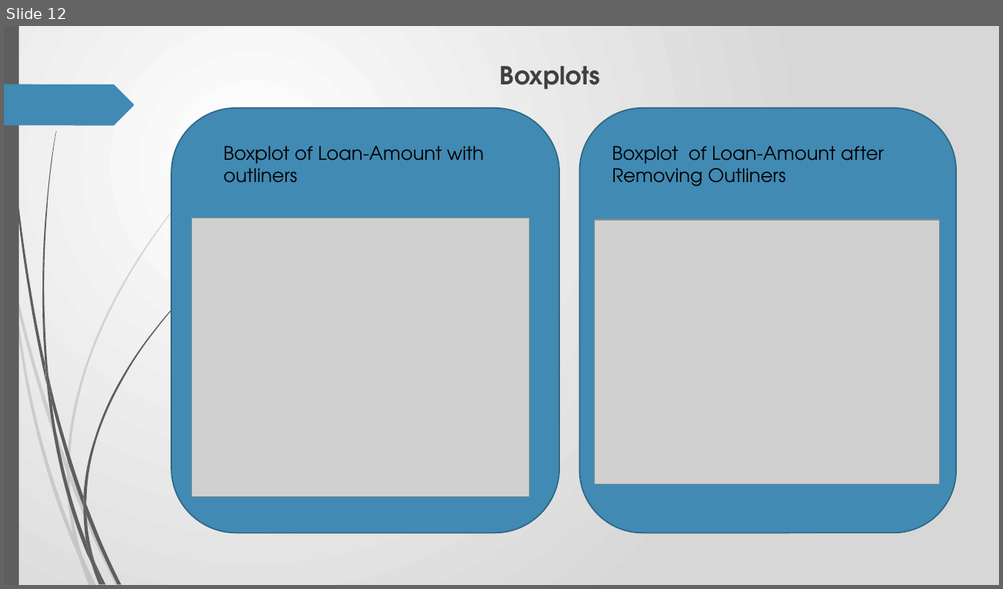
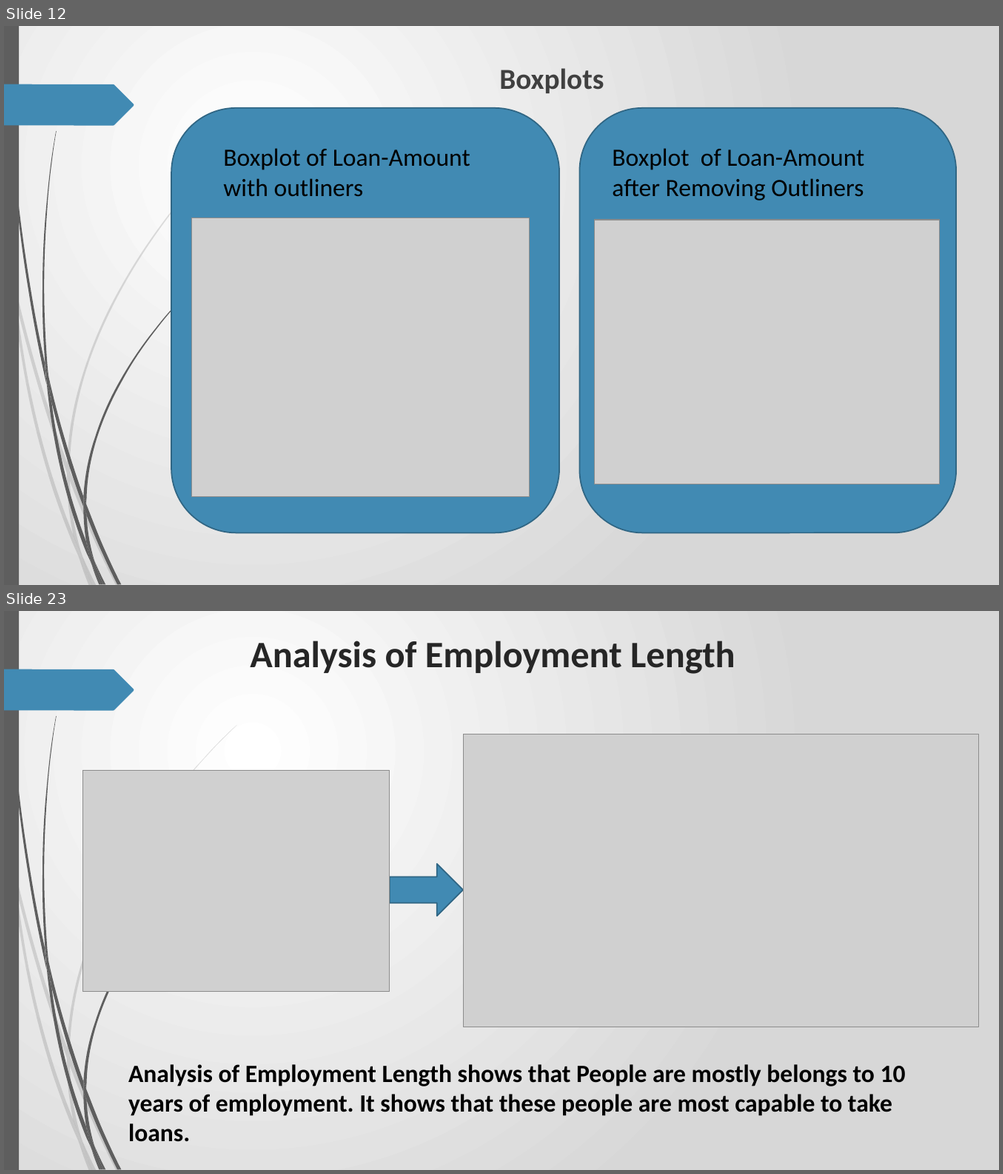
Before and after one commit to RavishankarDuMCA10/LendingClubCaseStudy, a slide deck: Case_Study.pptx. Shown one above the other, each under a label of ours: slide 12 before the commit, slides 12 and 23 after it; the slides between them are not shown. The pictures are 1003x589 and 1003x1174 pixels, drawn with LibreOffice and Linux fonts; fonts in the diff are those of the drawing; grey boxes stand for pictures. Boxes give left, top, right and bottom in pixels: in the first picture for what was removed or moved away, otherwise in the second. Text is boxed around its words. In the diff, an @@ line names an element or a change of style, - is before the commit and + after.

Commit message:
Added Bivariate Analysis to ppt

```diff
--- a/Case_Study.pptx
+++ b/Case_Study.pptx
@@ slide 23 added at (x1=4, y1=611, x2=999, y2=1170), background gradient #FFFFFF to #D7D7D7; not listed: 24 template elements that a slide beside it also shows @@
@@ title added at (x1=250, y1=641, x2=735, y2=674), 36 pt, text #262626, bold @@
+Analysis of Employment Length
@@ picture added at (x1=463, y1=735, x2=979, y2=1028) @@
@@ picture added at (x1=83, y1=771, x2=390, y2=991) @@
@@ right arrow added at (x1=390, y1=864, x2=463, y2=916), fill #418AB3, outline #306684 1.25 pt @@
@@ text added at (x1=128, y1=1065, x2=905, y2=1142), 24 pt, text #000000, bold @@
+Analysis of Employment Length shows that People are mostly belongs to 10 years of employment. It shows that these people are most capable to take loans.
@@ slide 12 changed as well @@
@@ text "Boxplots" at (x1=499, y1=68, x2=603, y2=93): size 24 to 28 pt, font TeX Gyre Adventor to Calibri @@
@@ text "Boxplot of Loan-Amount with outliners" at (x1=223, y1=148, x2=470, y2=197): size 18 to 24 pt, font TeX Gyre Adventor to Calibri @@
@@ text "Boxplot of Loan-Amount after Removing ..." at (x1=612, y1=148, x2=864, y2=201): size 18 to 24 pt, font TeX Gyre Adventor to Calibri @@
```
Also in this commit, not shown: 6 other slides changed, 29 other slides added.
